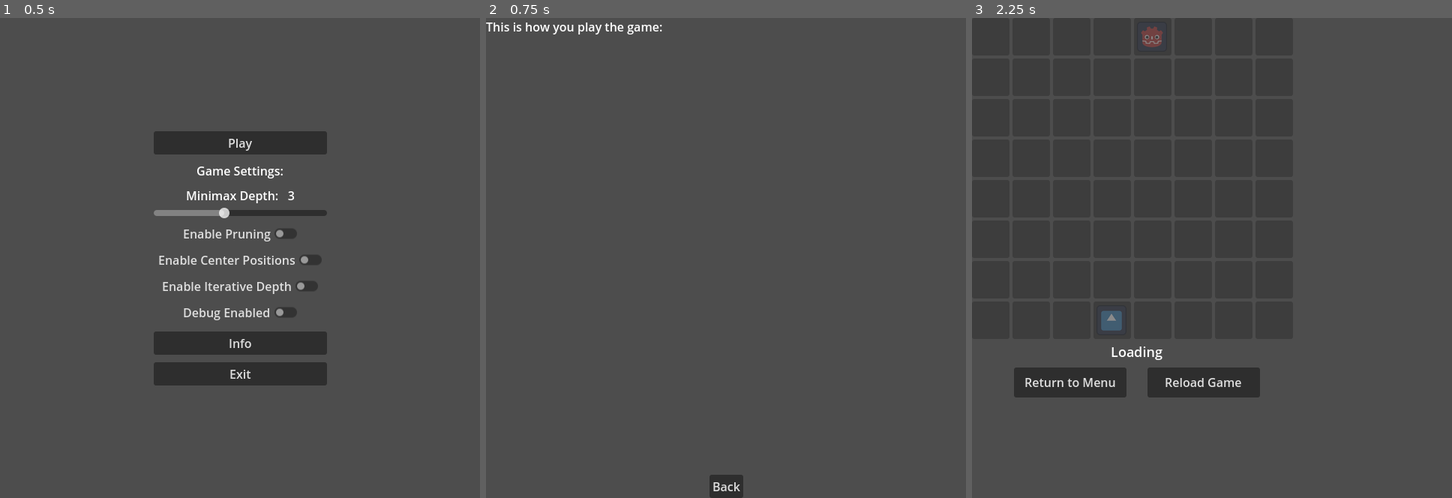
Above: before the commit, frames 1-3 (left to right).
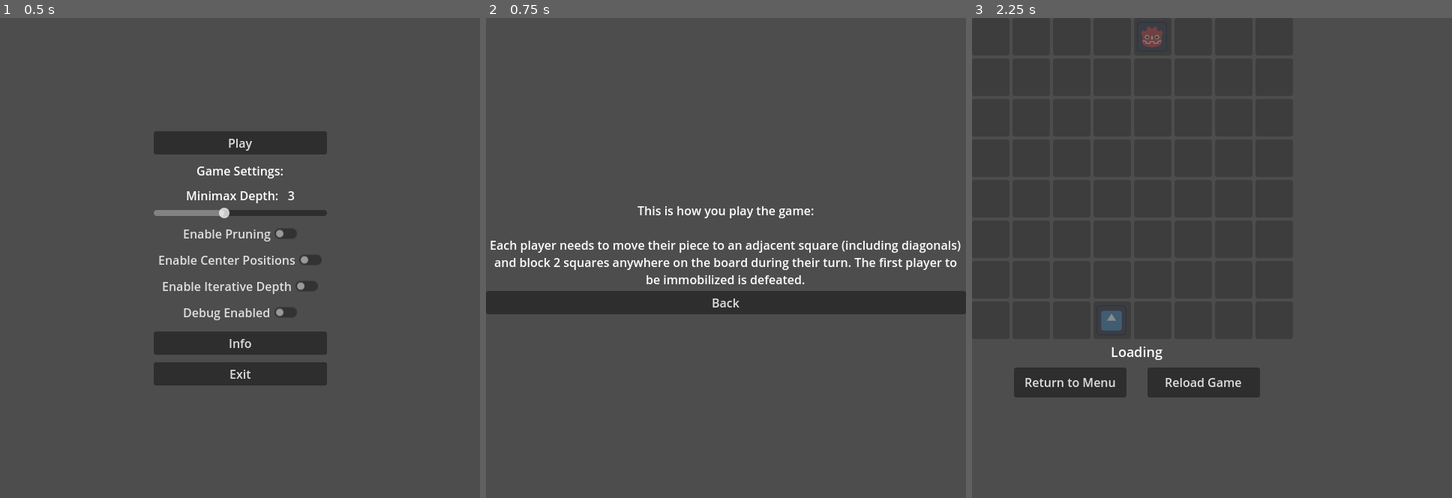
Above: after the commit, the same moments.

Repository: erkek2000/linukboard2d
Game: Godot game, scene res://scenes/menu.tscn
Two runs of this game, one before a commit and one after it. Both use one fixed random seed, a clock stepped at 60 frames per second and the inputs below. The engine's default icon, where the game draws it, is replaced by a stand-in: a white triangle on a blue panel in a dark square.
Inputs:
- Up to frame 1 (0.5 s): no input
- Up to frame 2 (0.75 s): click "Info" at 0.5 s
- Up to frame 3 (2.25 s): click "Back" at 1.25 s; click "Play" at 2 s

Frame 1 is identical in both runs. In frame 2, 7.7% of the frame differs, in the area x 0-100%, y 0-100%; in frame 3, nothing differs.

Commit message:
added info and tests

Diff:
--- a/scenes/info.tscn
+++ b/scenes/info.tscn
@@ -5,26 +5,29 @@
 [node name="Info" type="Node"]
 script = ExtResource("1_2thcs")
 
-[node name="RichTextLabel" type="RichTextLabel" parent="."]
-anchors_preset = 10
+[node name="VBoxContainer" type="VBoxContainer" parent="."]
+anchors_preset = 14
+anchor_top = 0.5
 anchor_right = 1.0
-offset_bottom = 342.0
+anchor_bottom = 0.5
+offset_top = -63.5
+offset_bottom = 63.5
 grow_horizontal = 2
+grow_vertical = 2
+size_flags_horizontal = 4
+size_flags_vertical = 4
+
+[node name="RichTextLabel" type="RichTextLabel" parent="VBoxContainer"]
+layout_mode = 2
 size_flags_vertical = 0
-text = "This is how you play the game:"
+text = "This is how you play the game:
+
+Each player needs to move their piece to an adjacent square (including diagonals) and block 2 squares anywhere on the board during their turn. The first player to be immobilized is defeated."
 fit_content = true
+horizontal_alignment = 1
 
-[node name="BackButton" type="Button" parent="."]
-anchors_preset = 7
-anchor_left = 0.5
-anchor_top = 1.0
-anchor_right = 0.5
-anchor_bottom = 1.0
-offset_left = -22.5
-offset_top = -31.0
-offset_right = 22.5
-grow_horizontal = 2
-grow_vertical = 0
+[node name="BackButton" type="Button" parent="VBoxContainer"]
+layout_mode = 2
 text = "Back"
 
-[connection signal="pressed" from="BackButton" to="." method="_on_back_button_pressed"]
+[connection signal="pressed" from="VBoxContainer/BackButton" to="." method="_on_back_button_pressed"]
--- a/scenes/menu.tscn
+++ b/scenes/menu.tscn
@@ -36,7 +36,7 @@
 [node name="WaitTimeLabel" type="Label" parent="VBoxContainer"]
 visible = false
 layout_mode = 2
-text = "Warning: minimax depth over 3 may have long wait times."
+text = "Warning: Minimax depth over 3 may have long wait times."
 label_settings = SubResource("LabelSettings_ttpff")
 horizontal_alignment = 1
 vertical_alignment = 1
--- a/scripts/game.gd
+++ b/scripts/game.gd
@@ -26,6 +26,8 @@
 
 var Late_Game : bool = false
 var Turn_Number: int = 1
+
+var moves_array_test = []
 
 #Test variables
 var Minimax_Called =  {
@@ -324,6 +326,7 @@
 		var max_index: int = 512
 
 		while move_index < max_index:
+			#moves_array_test.append(move_index)
 			var move_result : MoveResult = MoveResult.new()
 			move_result = generate_moves(board, ai_pos, player_pos, move_index)
 
@@ -624,7 +627,7 @@
 	if ai_mobility <= 3 or player_mobility <= 3: # Late game
 		Late_Game = true
 		GameData.MINIMAX_DEPTH = 5
-	#print ("iterative depth is ", GameData.MINIMAX_DEPTH)
+	print ("iterative-depth active, depth is set to ", GameData.MINIMAX_DEPTH)
 
 
 
@@ -661,11 +664,16 @@
 	Pruning_Called["depth5"] = 0
 	Pruning_Called["depth6"] = 0
 
+
+
 	# GET ELAPSED TIME:
 	timer.stop()
 	var time_elapsed = (Time.get_ticks_msec() - start_time) / 1000.0  # in seconds
 	print("minimax took: ", time_elapsed, " seconds with depth ", GameData.MINIMAX_DEPTH)
 	timer.queue_free()  # Clean up the timer node
+
+	#print(moves_array_test)
+	#moves_array_test.clear()
 
 	var best_move = result.move
 	var best_block1 = result.block1
@@ -790,6 +798,18 @@
 #endregion
 
 #region TEST_FUNCTIONS
+
+
+# Function to check and print all duplicate numbers
+func print_duplicates() -> void:
+	var counts := {}
+	for num in moves_array_test:
+		counts[num] = counts.get(num, 0) + 1
+
+	print("Duplicates:")
+	for num in counts:
+		if counts[num] > 1:
+			print(num, " appears ", counts[num], " times")
 
 
 func print_board(board: Array = Board) -> void:
Not shown, added: scenes/game.tscn513274279.tmp
